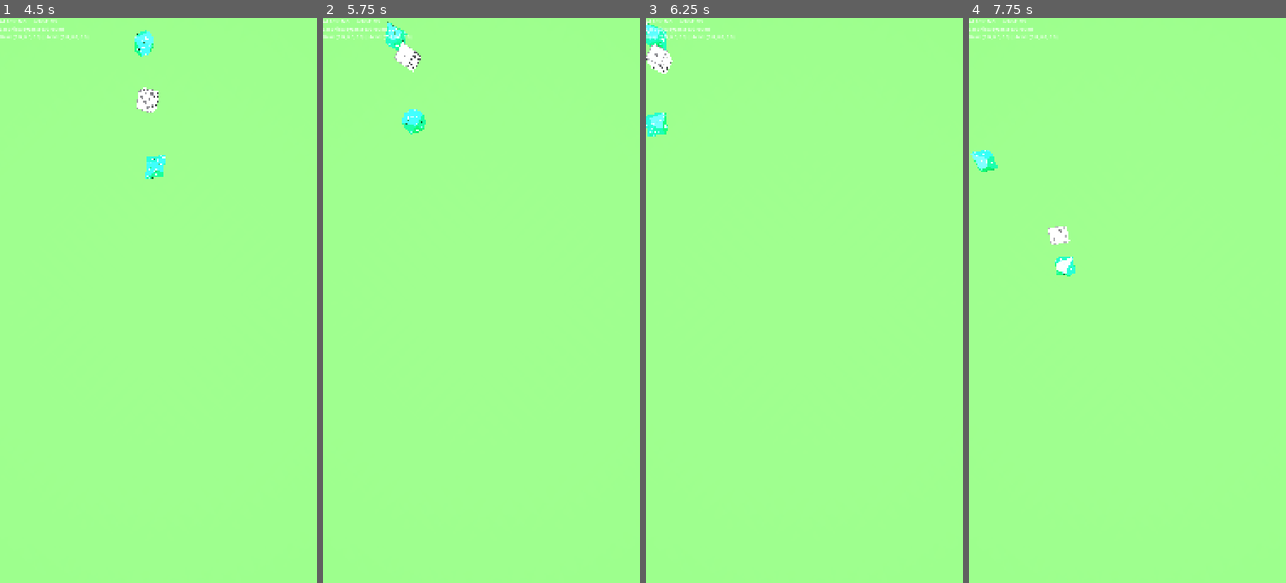
Above: before the commit, frames 1-4 (left to right).
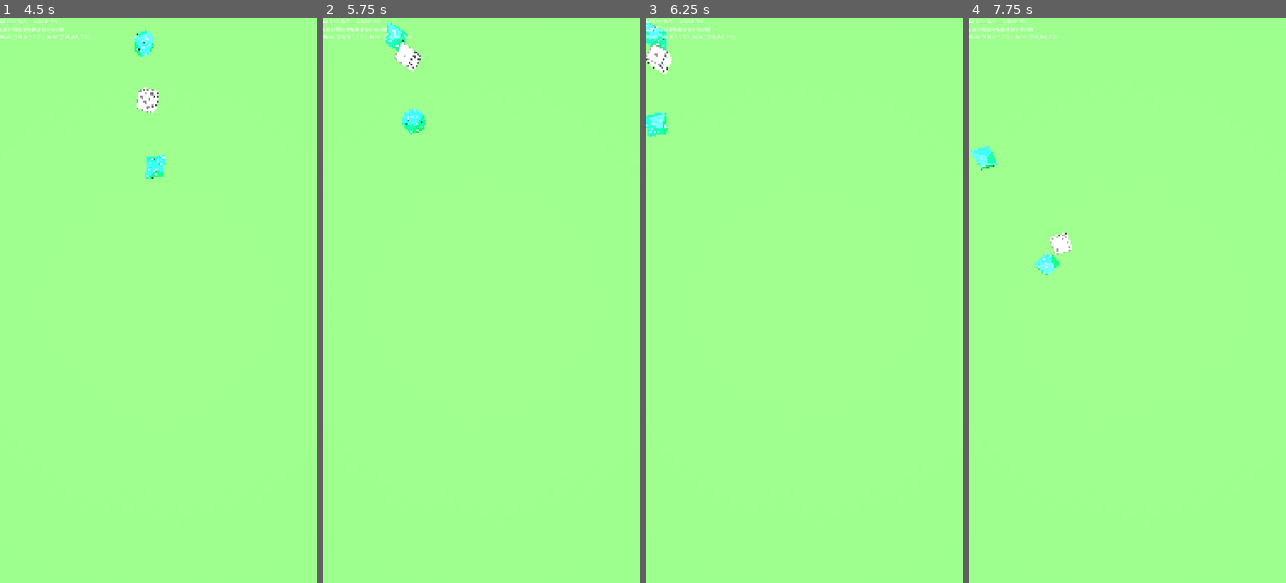
Above: after the commit, the same moments.

Repository: MatthieuLJ/no_dice
Game: Godot game, scene res://die.tscn
The game is run twice, just before and just after one commit, with the same random seed, the same clock (stepped at 60 frames per second) and the same inputs.
Inputs (mouse positions are in pixels of both pictures, inside the frame that each line leads up to):
- Up to frame 1 (4.5 s): click "+" at 0.5 s; click "-" at 1.25 s; click "Low 0" at 2 s; click "High 10" at 2.75 s; tap Space at 3.5, 3.77 s; move the mouse to (142, 413) at 3.52 s; hold Up (ui_up) 3.53-4.25 s; tap Enter at 3.6 s; click (142, 413) at 3.67 s; drag from (253, 385) to (142, 413) at 4.27 s
- Up to frame 2 (5.75 s): move the mouse to (386, 215) at 5.02 s; hold Left (ui_left) from 5.03 s (still down); tap R at 5.1 s
- Up to frame 3 (6.25 s): release Left (ui_left) at 5.75 s; drag from (820, 300) to (709, 215) at 5.77 s
- Up to frame 4 (7.75 s): move the mouse to (1079, 159) at 6.52 s; hold Down (ui_down) 6.53-7.25 s; tap Keypad Enter at 6.6 s; tap Space at 6.77 s; drag from (1197, 272) to (1079, 159) at 7.27 s

Frame 1 is identical in both runs. In frame 2, less than 0.1% of the frame differs, in the area x 19-27%, y 0-5%; in frame 3, less than 0.1%; in frame 4, 0.8%, in the area x 0-34%, y 22-46%.

Commit message:
Remove redundant top roof collision shape from pyramid_scale.gd

Diff:
--- a/pyramid_scale.gd
+++ b/pyramid_scale.gd
@@ -6,7 +6,6 @@
 @onready var wall_east: CollisionShape3D = $Wall_East
 @onready var wall_west: CollisionShape3D = $Wall_West
 @onready var floor_mesh: MeshInstance3D = $MeshInstance3D
-@onready var roof: CollisionShape3D = $Roof
 
 
 # Camera is at Y = sqrt(2) + 1.0 = 2.4142. Apex is located just above the camera.
@@ -18,6 +17,8 @@
 
 func _ready() -> void:
 	_remove_wall_meshes()
+	if has_node("Roof"):
+		get_node("Roof").queue_free()
 	get_viewport().size_changed.connect(_update_scale)
 	_update_scale()
 
@@ -95,4 +96,3 @@
 
 	# Scale floor mesh so green ground fills 100% of camera viewport
 	floor_mesh.scale = Vector3(4.0, 1.0, 4.0 * maxf(1.0, aspect_ratio))
-	roof.scale = Vector3(4.0, 1.0, 4.0 * maxf(1.0, aspect_ratio))
